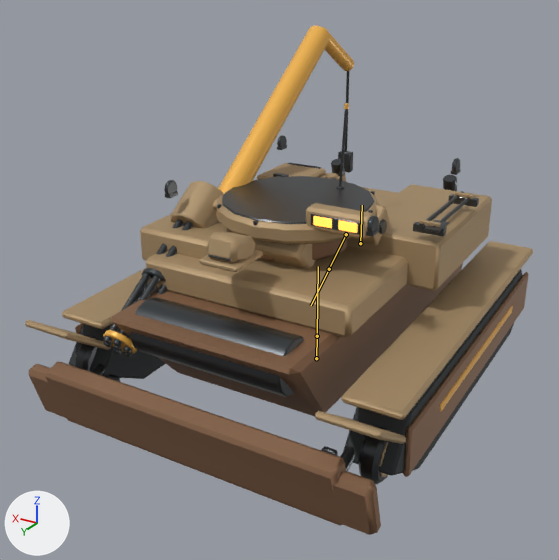
Before and after pictures for a commit that changed the FBX model unity/RogueCommandAssetAuthoring/Assets/RogueCommandExpansionSample/Models/SalvageHauler.fbx.
Rendered twice from a 50 mm camera at (-2.75, 5.21, 3.26) aimed at (0.13, 0.41, 0.86). The lights are fixed; the arrows at lower left show +X, +Y and +Z. The first picture is the older version. Both versions are drawn at frame 5 of the action 'SalvageHauler_Armature|SalvageHauler_Action_Drive'; the numbers are the values there. The bones that bend it are drawn over the model as lines.

In view in the first picture: 'SalvageHauler_Batch_Gunmetal', 'SalvageHauler_Batch_LightArmor', 'SalvageHauler_Batch_PrimaryArmor', 'SalvageHauler_Batch_Tread', 'SalvageHauler_Batch_Warning' and 2 more.
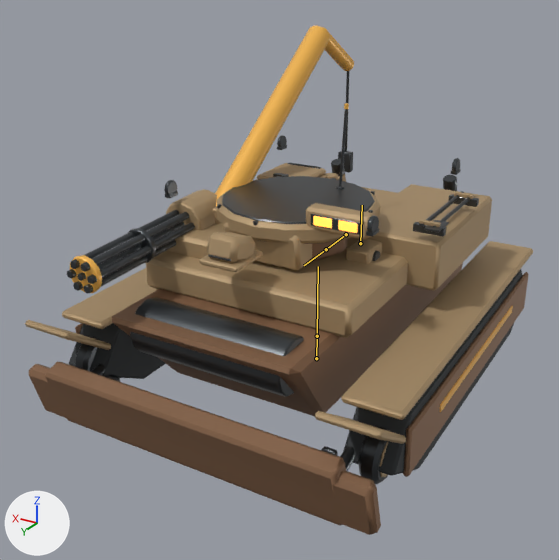
What differs and where, as boxes [x1, y1, x2, y2] in the pictures (559 x 560 px):
'SalvageHauler_Batch_LightArmor', posed: [25, 163, 533, 444] in both
'SalvageHauler_Batch_Gunmetal', posed: before [75, 71, 479, 484]; after [67, 71, 479, 484]
'SalvageHauler_Batch_Warning', posed (mostly hidden): before [103, 26, 513, 412]; after [70, 26, 513, 412]
bone 'Bone_TurretPitch', root to tip: before (346, 234) to (329, 269); after (346, 234) to (326, 249)

The edits, one by one:
Bone 'Bone_TurretPitch' (bone_bone_turretpitch) turns from (-34, 0, 0) to (-1, 0, 0) degrees about its own x, y and z.
